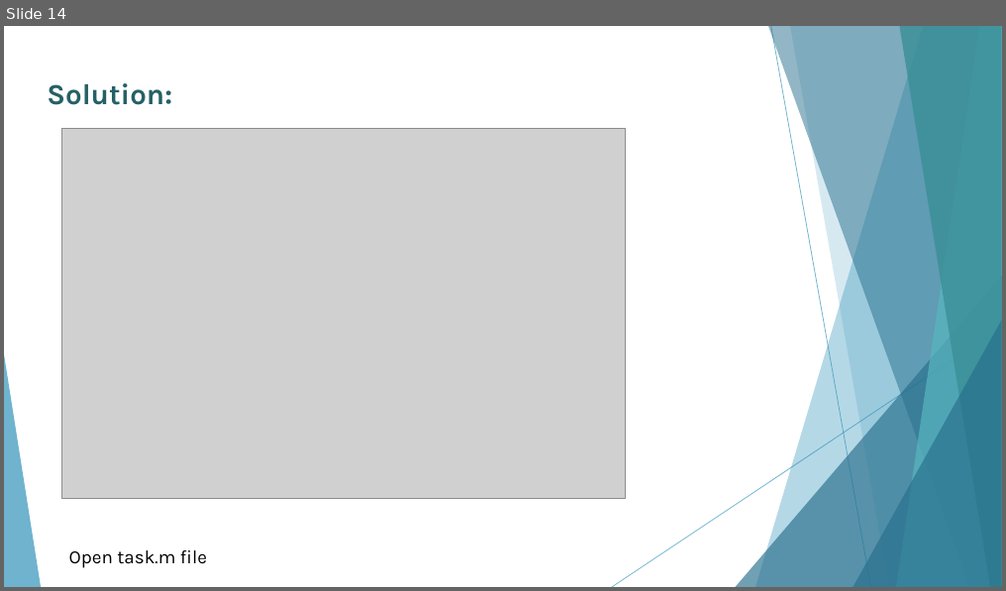
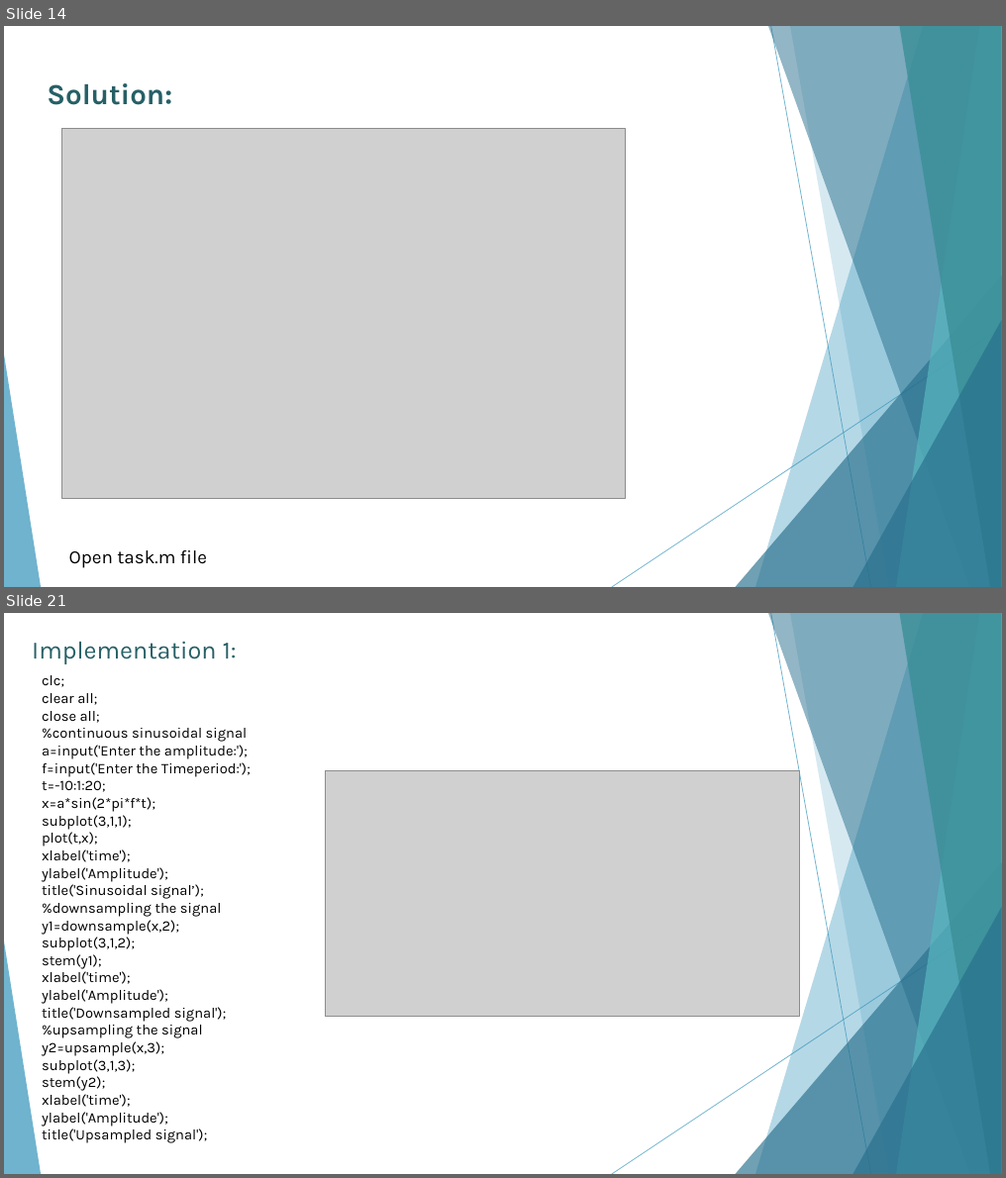
Before and after one commit to AhMjOU/DSP2, a slide deck: lec2.pptx. Shown one above the other, each under a label of ours: slide 14 before the commit, slides 14 and 21 after it; the slides between them are not shown. The pictures are 1006x591 and 1006x1178 pixels, drawn with LibreOffice and Linux fonts; fonts in the diff are those of the drawing; grey boxes stand for pictures. Boxes give left, top, right and bottom in pixels: in the first picture for what was removed or moved away, otherwise in the second. Text is boxed around its words. In the diff, an @@ line names an element or a change of style, - is before the commit and + after.

```diff
--- a/lec2.pptx
+++ b/lec2.pptx
@@ slide 21 added at box(4, 613, 1002, 1174), background #FFFFFF; not listed: 10 template elements that a slide beside it also shows @@
@@ text added at box(32, 641, 237, 664), 24 pt, text #266066 @@
+Implementation 1:
@@ text added at box(42, 675, 251, 1144), 14 pt, text #000000 @@
+clc;
+clear all;
+close all;
+%continuous sinusoidal signal
+a=input('Enter the amplitude:');
+f=input('Enter the Timeperiod:');
+t=-10:1:20;
+x=a*sin(2*pi*f*t);
+subplot(3,1,1);
+plot(t,x);
+xlabel('time');
+ylabel('Amplitude');
+title('Sinusoidal signal’);
+%downsampling the signal
+y1=downsample(x,2);
+subplot(3,1,2);
+stem(y1);
+xlabel('time');
+ylabel('Amplitude');
+title('Downsampled signal');
+%upsampling the signal
+y2=upsample(x,3);
+subplot(3,1,3);
+stem(y2);
+xlabel('time');
+ylabel('Amplitude');
+title('Upsampled signal');
@@ picture added at box(325, 771, 799, 1016) @@
```
Also in this commit, not shown: 1 slide changed, 12 other slides added, 2 other files.
